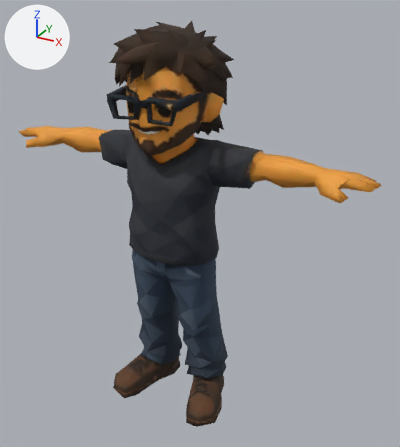
Before and after pictures for a commit that changed the glTF model static/models/sato.glb.
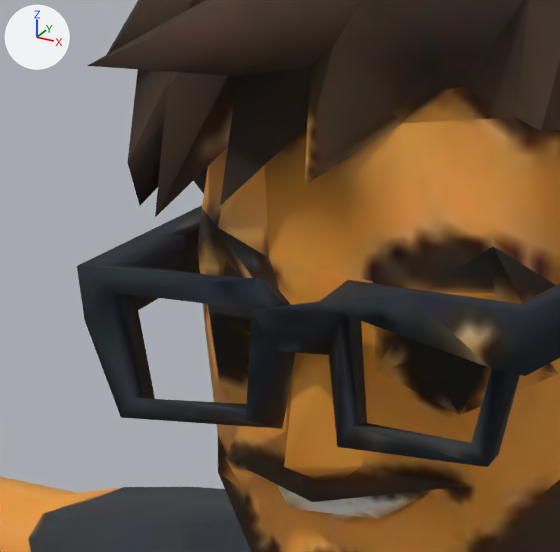
The first picture shows the older version from a 50 mm lens placed at (0.689, -1.122, 1.084), pointed at (0.054, 0.033, 0.506). The close-ups show the older and then the newer version on the part from 24% to 46% of the width and 12% to 31% of the height of that picture. Only the edits that show in the close-ups are written down. The lights are fixed; the arrows at upper left show +X, +Y and +Z.

Names of what the first close-up shows: 'tripo_part_1', 'tripo_part_10', 'tripo_part_12', 'tripo_part_15', 'tripo_part_19', 'tripo_part_2', 'tripo_part_21', 'tripo_part_25', 'tripo_part_31', 'tripo_part_41', 'tripo_part_43', 'tripo_part_5' and 4 more.
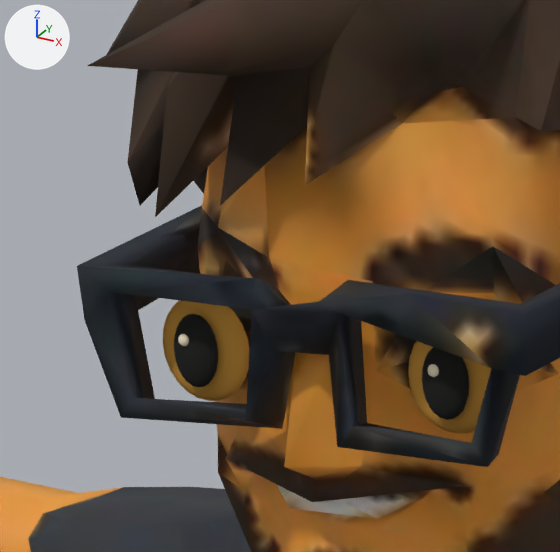
Where the change shows, as pixel boxes [x1, y1, x2, y2] in the close-ups (560 x 552 px):
'EyeSkin_R', added (orange)
    after: [163, 300, 249, 401]
'EyeSkin_L', added (orange)
    after: [408, 341, 491, 433]
'Pupil_L', added (black)
    after: [422, 347, 469, 420]
'Pupil_R', added (black)
    after: [174, 314, 218, 387]
'EyeHighlight_L', added
    after: [427, 364, 439, 377]
'EyeHighlight_R', added
    after: [178, 334, 189, 346]
'tripo_part_43', unchanged, covered by the edit
    before: [212, 324, 296, 453]
    after: [233, 331, 296, 453]

The change, as a list of edits to the scene's bpy script:
```text
Add mat_eye__fff2d3:
    mat_eye__fff2d3 = principled_material('Eye #fff2d3')
    mat_eye__fff2d3.base_color = (1.0, 0.888, 0.651)  # beige #fff2d3
    mat_eye__fff2d3.roughness = 0.9
Add mat_eye__11100e:
    mat_eye__11100e = principled_material('Eye #11100e')
    mat_eye__11100e.base_color = (0.00561, 0.00518, 0.00439)  # black #11100e
    mat_eye__11100e.roughness = 0.9
Add mat_eye__dfa341:
    mat_eye__dfa341 = principled_material('Eye #dfa341')
    mat_eye__dfa341.base_color = (0.738, 0.366, 0.0529)  # orange #dfa341
    mat_eye__dfa341.roughness = 0.9
Add me_mesh_50:
    me_mesh_50.from_pydata(...)  # 204 vertices, 352 faces; spans x -1.0..1.0, y -1.0..1.0, z -1.0..1.0
    me_mesh_50.materials.append(mat_eye__fff2d3)  # beige #fff2d3
Add me_mesh_49:
    me_mesh_49.from_pydata(...)  # 204 vertices, 352 faces; spans x -1.0..1.0, y -1.0..1.0, z -1.0..1.0
    me_mesh_49.materials.append(mat_eye__11100e)  # black #11100e
Add me_mesh_48:
    me_mesh_48.from_pydata(...)  # 204 vertices, 352 faces; spans x -1.0..1.0, y -1.0..1.0, z -1.0..1.0
    me_mesh_48.materials.append(mat_eye__dfa341)  # orange #dfa341
Add ob_eyehighlight_r:
    ob_eyehighlight_r = bpy.data.objects.new('EyeHighlight_R', me_mesh_50)
    ob_eyehighlight_r.parent = ob_eyeblink_r
    ob_eyehighlight_r.location = (-0.003, -0.0029, 0.004)
    ob_eyehighlight_r.scale = (0.0022, 0.0012, 0.0022)
Add ob_eyeblink_r:
    ob_eyeblink_r = bpy.data.objects.new('EyeBlink_R', None)
    ob_eyeblink_r.parent = ob_eyesocket_r
    ob_eyeblink_r.location = (0.0, -0.006, 0.0)
Add ob_eyesocket_r:
    ob_eyesocket_r = bpy.data.objects.new('EyeSocket_R', None)
    ob_eyesocket_r.location = (-0.052, -0.114, 0.823)
Add ob_pupil_r:
    ob_pupil_r = bpy.data.objects.new('Pupil_R', me_mesh_49)
    ob_pupil_r.parent = ob_eyeblink_r
    ob_pupil_r.location = (0.0, 0.0, 0.0)
    ob_pupil_r.scale = (0.0095, 0.003, 0.013)
Add ob_eyeskin_r:
    ob_eyeskin_r = bpy.data.objects.new('EyeSkin_R', me_mesh_48)
    ob_eyeskin_r.parent = ob_eyesocket_r
    ob_eyeskin_r.location = (0.0, 0.0, 0.0)
    ob_eyeskin_r.scale = (0.019, 0.004, 0.019)
Add ob_eyehighlight_l:
    ob_eyehighlight_l = bpy.data.objects.new('EyeHighlight_L', me_mesh_50)
    ob_eyehighlight_l.parent = ob_eyeblink_l
    ob_eyehighlight_l.location = (-0.003, -0.0029, 0.004)
    ob_eyehighlight_l.scale = (0.0022, 0.0012, 0.0022)
Add ob_eyeblink_l:
    ob_eyeblink_l = bpy.data.objects.new('EyeBlink_L', None)
    ob_eyeblink_l.parent = ob_eyesocket_l
    ob_eyeblink_l.location = (0.0, -0.006, 0.0)
Add ob_eyesocket_l:
    ob_eyesocket_l = bpy.data.objects.new('EyeSocket_L', None)
    ob_eyesocket_l.location = (0.052, -0.114, 0.823)
Add ob_pupil_l:
    ob_pupil_l = bpy.data.objects.new('Pupil_L', me_mesh_49)
    ob_pupil_l.parent = ob_eyeblink_l
    ob_pupil_l.location = (0.0, 0.0, 0.0)
    ob_pupil_l.scale = (0.0095, 0.003, 0.013)
Add ob_eyeskin_l:
    ob_eyeskin_l = bpy.data.objects.new('EyeSkin_L', me_mesh_48)
    ob_eyeskin_l.parent = ob_eyesocket_l
    ob_eyeskin_l.location = (0.0, 0.0, 0.0)
    ob_eyeskin_l.scale = (0.019, 0.004, 0.019)
```
